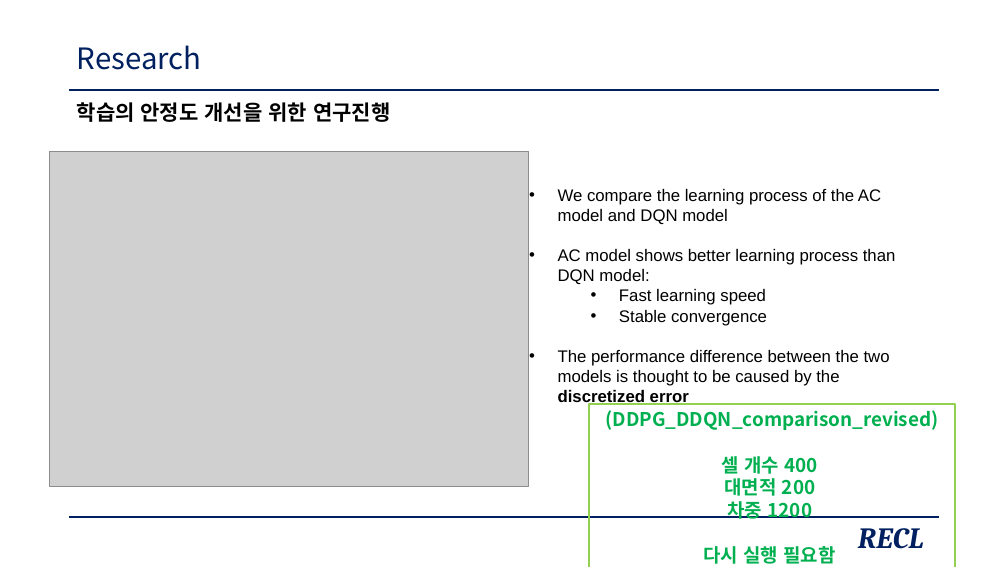
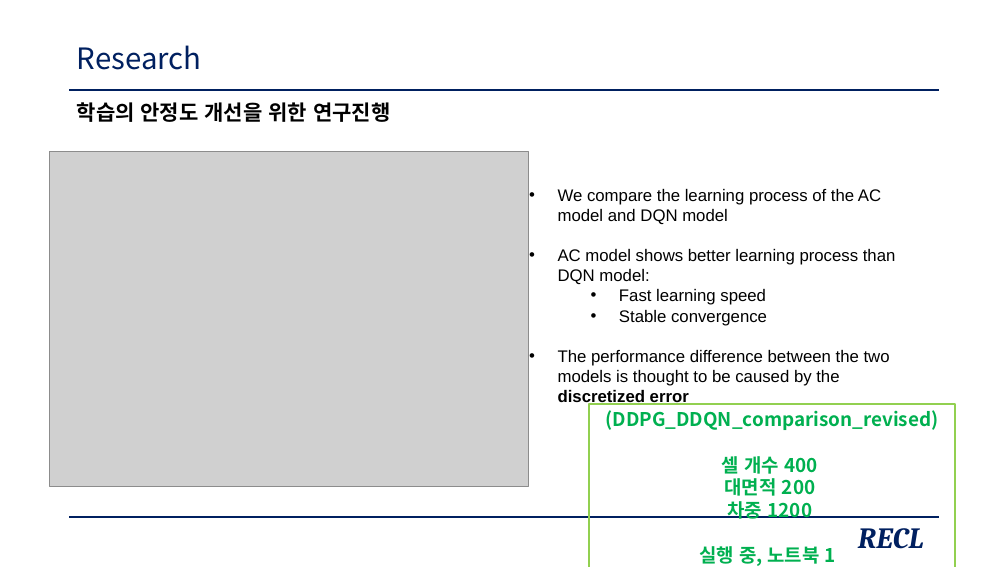
Before and after one commit to zidane89/experiment, a slide deck: slide 16 of 발표자료_중안2.pptx. Drawn at 1008x567 pixels with LibreOffice and Linux fonts; fonts in the diff are those of the drawing; grey boxes stand for pictures. Boxes give left, top, right and bottom in pixels: in the first picture for what was removed or moved away, otherwise in the second. Text is boxed around its words. In the diff, an @@ line names an element or a change of style, - is before the commit and + after.

```diff
--- a/발표자료_중안2.pptx
+++ b/발표자료_중안2.pptx
@@ text in rectangle at bbox=[700, 546, 836, 566]: text changed @@
-다시 실행 필요함
+실행 중, 노트북 1
```
Also in this commit, not shown: 4 other slides changed.
